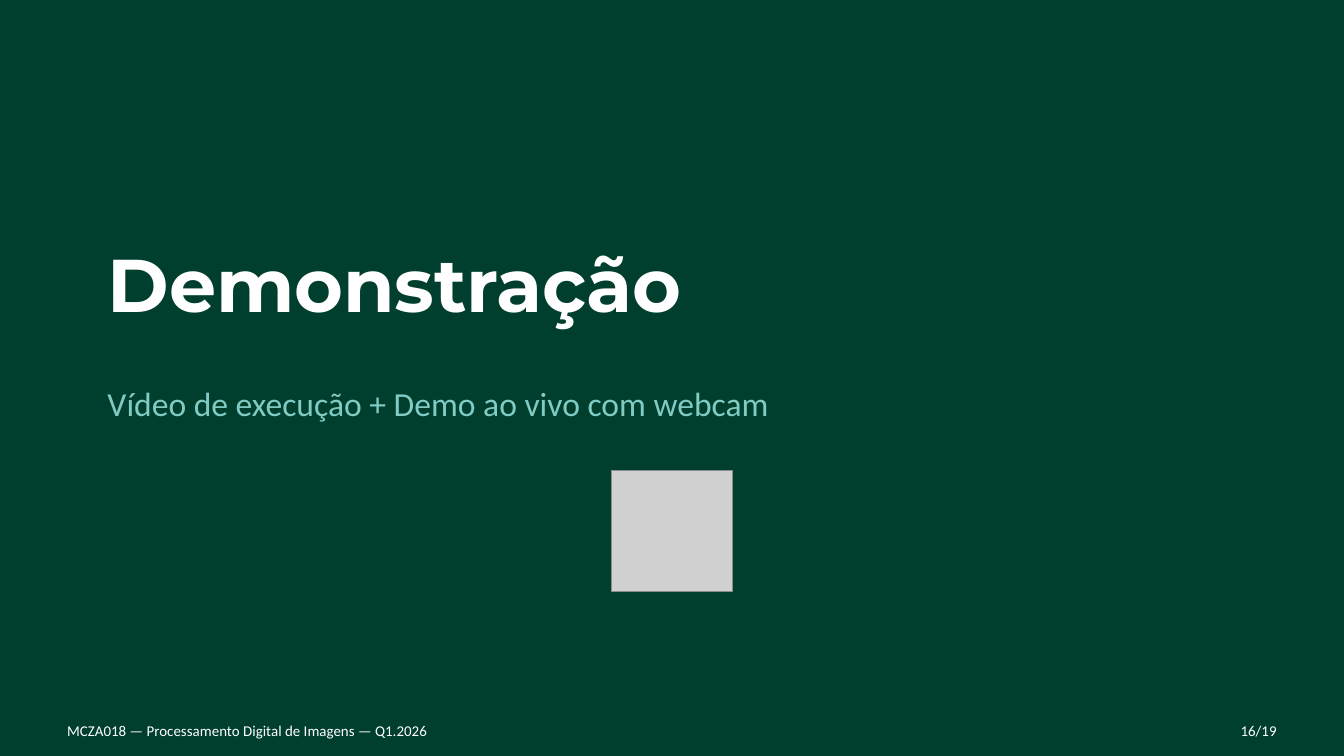
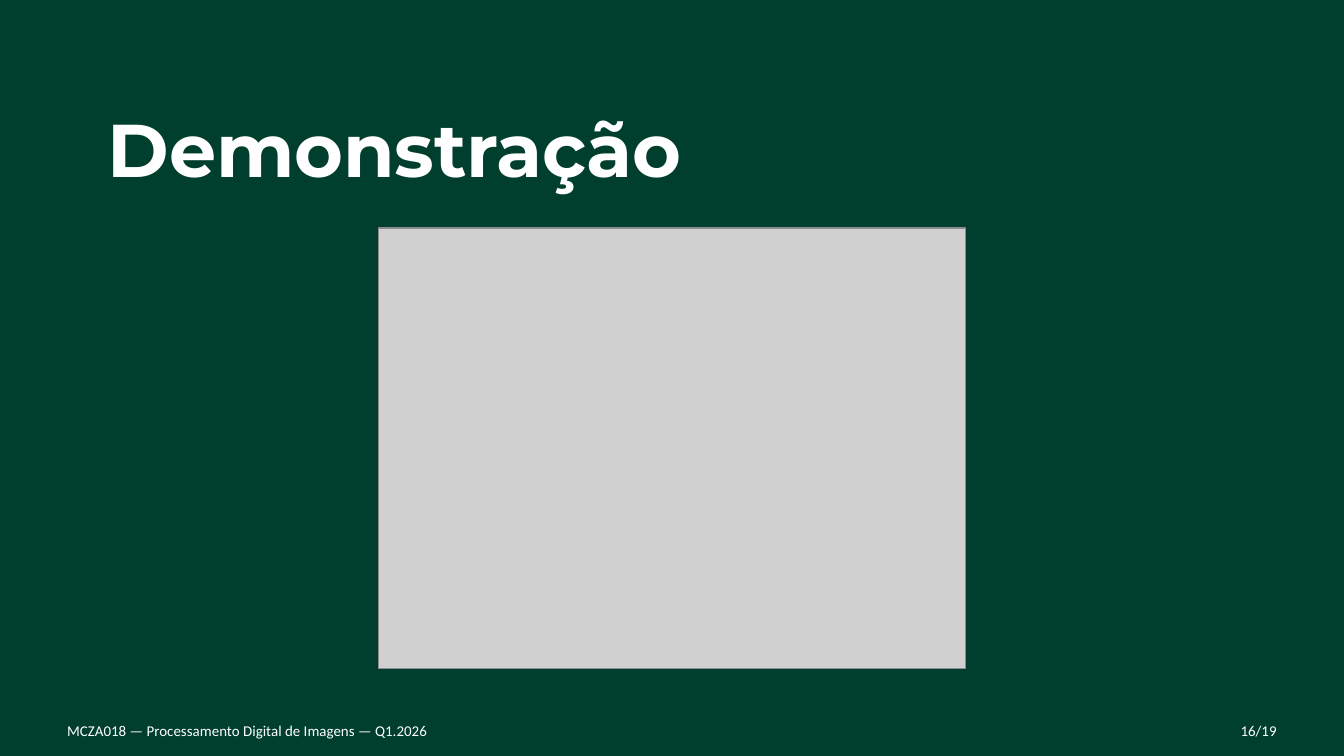
Before and after one commit to allan2357/pdi, a slide deck: slide 15 of Projeto/DogFlush_Apresentacao.pptx. Drawn at 1344x756 pixels with LibreOffice and Linux fonts; fonts in the diff are those of the drawing; grey boxes stand for pictures. Boxes give left, top, right and bottom in pixels: in the first picture for what was removed or moved away, otherwise in the second. Text is boxed around its words. In the diff, an @@ line names an element or a change of style, - is before the commit and + after.

Commit message:
feat: add DogFlush presentation file to project directory

```diff
--- a/Projeto/DogFlush_Apresentacao.pptx
+++ b/Projeto/DogFlush_Apresentacao.pptx
@@ text "Demonstração": place and size @@
-text "Demonstração" at bbox=[107, 255, 681, 329]
+text "Demonstração" at bbox=[107, 120, 681, 195]
@@ picture added at bbox=[378, 228, 965, 669] @@
@@ text removed at bbox=[107, 392, 769, 422] @@
-Vídeo de execução + Demo ao vivo com webcam
@@ picture removed at bbox=[612, 470, 732, 591] @@
```
Also in this commit, not shown: 1 other file.
